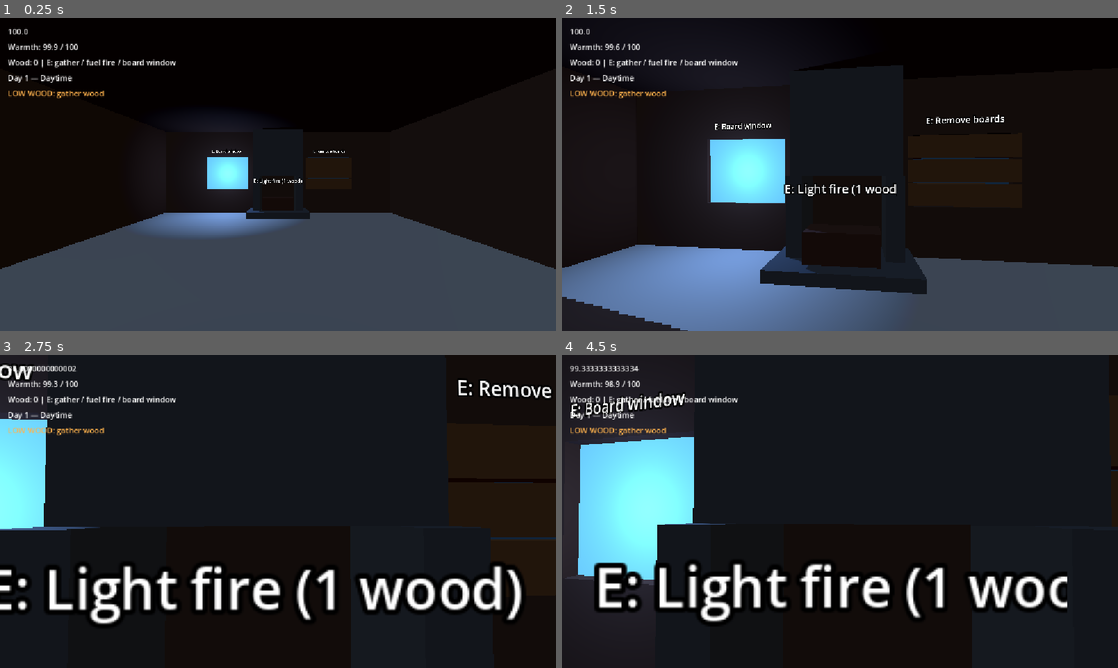
Above: before the commit, frames 1-4 (two rows, left to right).
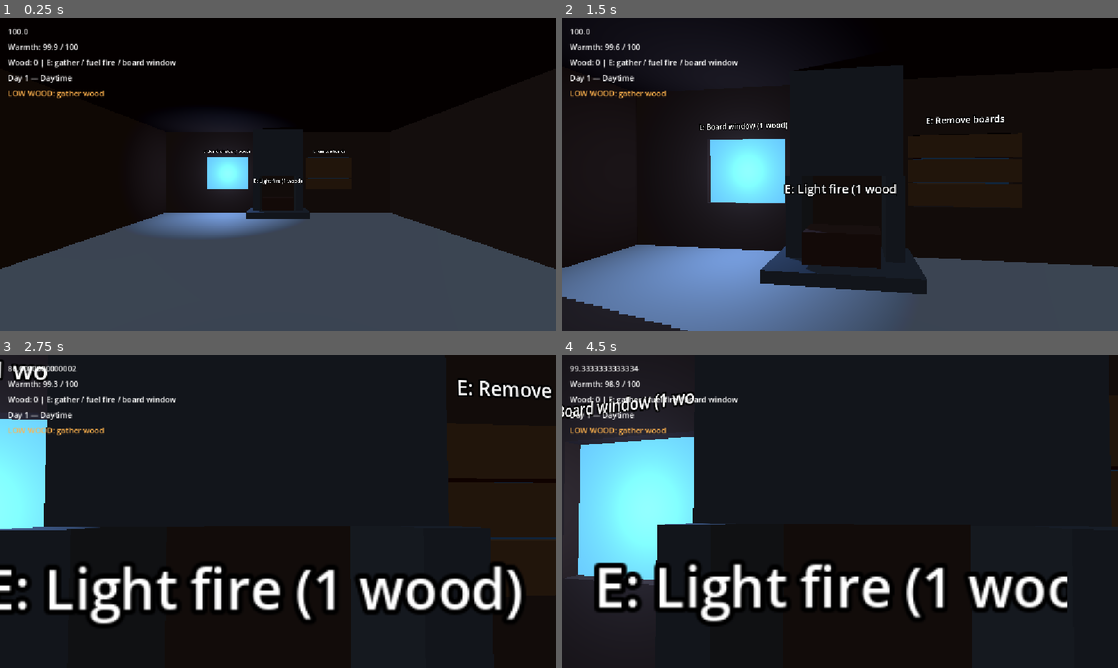
Above: after the commit, the same moments.

Repository: EarthDeparture/brave_and_cold
Game: Godot game, scene res://scenes/main.tscn
The game is run twice, just before and just after one commit, with the same random seed, the same clock (stepped at 60 frames per second) and the same inputs.
Inputs (mouse positions are in pixels of both pictures, inside the frame that each line leads up to):
- Up to frame 1 (0.25 s): no input
- Up to frame 2 (1.5 s): tap Enter at 0.5 s; move the mouse to (867, 174) at 0.52 s; hold E (interact) 0.53-1.28 s; hold W (move_up) from 0.53 s (still down); click (867, 174) at 0.67 s; move the mouse to (812, 174) at 1.27 s; tap E (interact) at 1.35 s; click (812, 174) at 1.42 s
- Up to frame 3 (2.75 s): keep holding W (move_up); move the mouse to (289, 505) at 2.02 s; hold Shift (sprint) from 2.03 s (still down); click (289, 505) at 2.17 s; tap E (interact) at 2.3 s
- Up to frame 4 (4.5 s): keep holding W (move_up); tap Space at 2.75 s; move the mouse to (834, 517) at 2.77 s; release Shift (sprint) at 2.78 s; tap E (interact) at 2.85 s; click (834, 517) at 2.92 s; tap Enter at 3.5 s; move the mouse to (878, 514) at 3.52 s; hold E (interact) 3.53-4.28 s; click (878, 514) at 3.67 s; move the mouse to (795, 508) at 4.27 s; tap Shift (sprint) at 4.35 s; click (795, 508) at 4.42 s

The runs differ from the first frame. In frame 1, less than 0.1% of the frame differs, in the area x 36-45%, y 41-44%; in frame 2, 0.2%; in frame 3, 0.2%; in frame 4, 0.7%, in the area x 0-24%, y 11-21%.

Commit message:
agent(40021eb2): **Window boarding cost (code)** — Wire `boardable_window

Diff:
--- a/brave-and-cold/scripts/boardable_window.gd
+++ b/brave-and-cold/scripts/boardable_window.gd
@@ -14,8 +14,11 @@
 	_apply_state()
 
 
-func toggle_boarded() -> void:
-	boarded = not boarded
+func interact(player: Node) -> void:
+	if boarded:
+		boarded = false
+	elif player.consume_wood():
+		boarded = true
 
 
 func _apply_state() -> void:
@@ -23,4 +26,4 @@
 	$LightBleed.visible = not boarded
 	$LightBleed.light_energy = 0.0 if boarded else 1.5
 	$Pane.material_override.emission_enabled = not boarded
-	$Prompt.text = "E: Remove boards" if boarded else "E: Board window"
+	$Prompt.text = "E: Remove boards" if boarded else "E: Board window (1 wood)"
--- a/brave-and-cold/scripts/player.gd
+++ b/brave-and-cold/scripts/player.gd
@@ -102,5 +102,3 @@
 	var hit := get_world_3d().direct_space_state.intersect_ray(query)
 	if not hit.is_empty() and hit.collider.has_method("interact"):
 		hit.collider.interact(self)
-	elif not hit.is_empty() and hit.collider.has_method("toggle_boarded"):
-		hit.collider.toggle_boarded()
--- a/brave-and-cold/tests/test_cottage.gd
+++ b/brave-and-cold/tests/test_cottage.gd
@@ -17,27 +17,46 @@
 	_check(not left.boarded and right.boarded, "scene initializes both states")
 	_check(right.get_node("Boards").visible and not right.get_node("LightBleed").visible, "initial boards block light")
 	_check(not right.get_node("Pane").material_override.emission_enabled, "initial boards block emission")
+	var player = world.get_node("Player")
+	player.set_physics_process(false)
+	left.interact(player)
+	_check(not left.boarded and player.wood == 0, "empty inventory cannot board")
+	_check(left.get_node("LightBleed").visible and not left.get_node("Boards").visible, "failed boarding preserves visuals")
+	_check(left.get_node("Prompt").text.contains("1 wood"), "prompt displays boarding cost")
+	var source = world.get_node("Deadfall")
+	for index in range(3):
+		source.interact(player)
+	_check(player.wood == 3 and source.wood_remaining == 2, "gathered wood supplies boarding")
 	for index in range(4):
-		left.toggle_boarded()
+		left.interact(player)
+		_check(player.wood == 2 - index / 2, "only boarding spends one wood; removal gives no refund")
 		_check(left.get_node("Boards").visible == left.boarded, "boards follow state")
 		_check(left.get_node("LightBleed").visible != left.boarded, "light visibility follows state")
 		_check((left.get_node("LightBleed").light_energy == 0.0) == left.boarded, "boarding removes light energy")
 		_check(left.get_node("Pane").material_override.emission_enabled != left.boarded, "boarding blocks material emission")
 		_check(right.boarded and not right.get_node("Pane").material_override.emission_enabled, "windows remain independent")
-	var player = world.get_node("Player")
-	player.set_physics_process(false)
 	player.position = Vector3(-2.2, 0, 0)
 	await physics_frame
 	await physics_frame
 	player._interact()
-	_check(not left.boarded, "distant interaction is ignored")
+	_check(not left.boarded and player.wood == 1, "distant interaction spends no wood")
 	player.position.z = -3
 	await physics_frame
 	await physics_frame
 	player._interact()
-	_check(left.boarded, "nearby aimed interaction boards window")
+	_check(left.boarded and player.wood == 0, "nearby aimed interaction consumes last wood")
+	_check(world.get_node("HUD/WoodLabel").text.begins_with("Wood: 0"), "boarding updates inventory HUD")
 	player._interact()
-	_check(not left.boarded, "nearby interaction removes boards")
+	_check(not left.boarded and player.wood == 0, "removal works without wood and gives no refund")
+	player._interact()
+	_check(not left.boarded and player.wood == 0, "reboarding requires more wood")
+	var fire = cottage.get_node("Fireplace")
+	fire.interact(player)
+	_check(fire.fuel_remaining == 0.0, "spent boarding wood cannot fuel fire")
+	source.interact(player)
+	fire.interact(player)
+	left.interact(player)
+	_check(not left.boarded and player.wood == 0, "spent firewood cannot board window")
 	_check(cottage.has_node("Hearth") and cottage.has_node("Roof"), "shelter includes hearth and roof")
 	_check(cottage.get_node("HearthLight").light_energy == 0, "unfueled hearth starts dark")
 	world.free()
Not shown, added: brave-and-cold/docs/window-boarding-review.md
